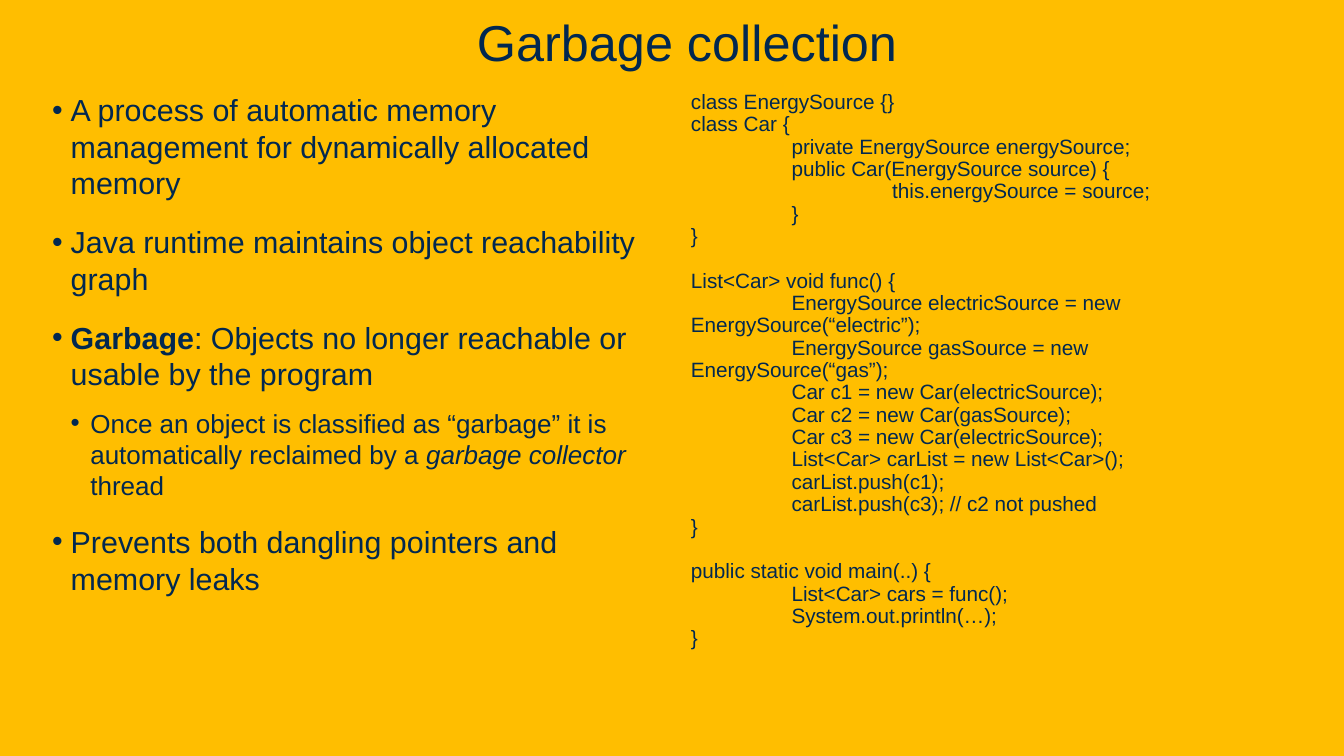
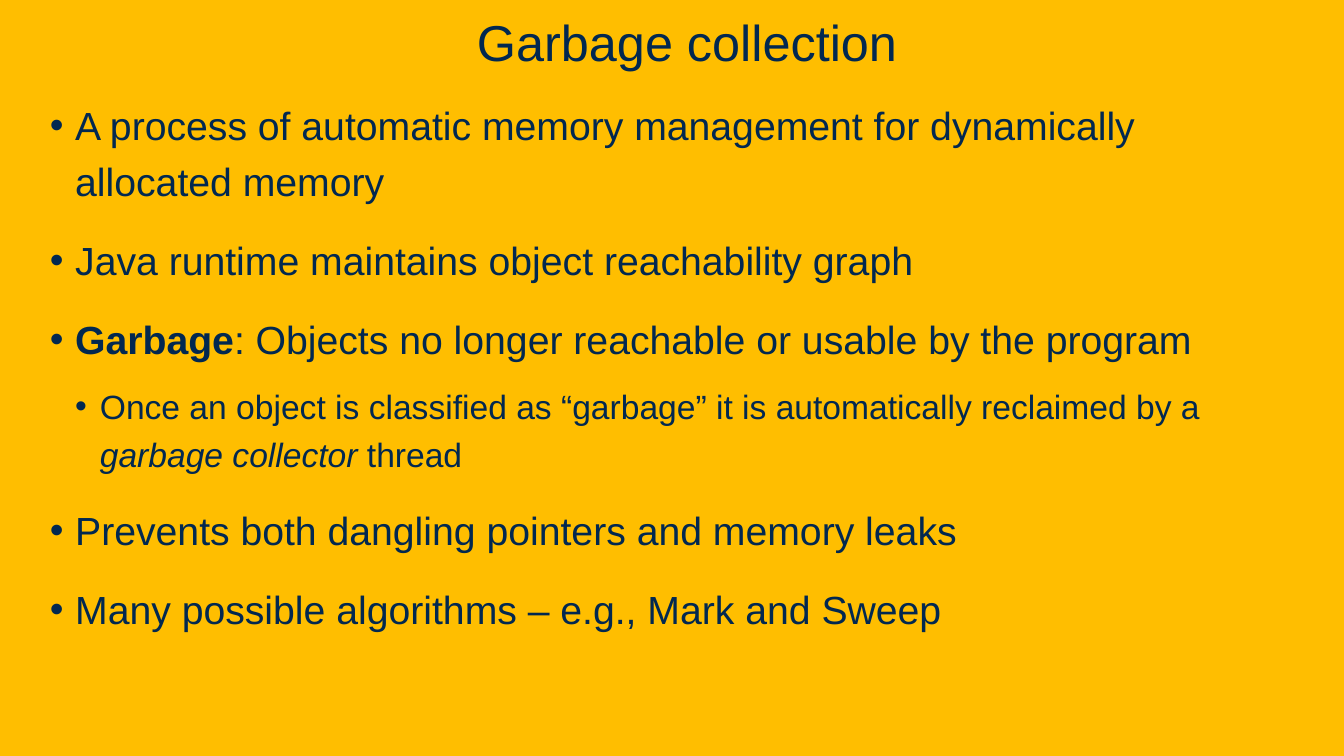
Before and after one commit to davsec-teaching/ECS160-Winter2025, a slide deck: slide 95 of slides/9_software_security.pptx (slide 90 before the commit). Drawn at 1344x756 pixels with LibreOffice and Linux fonts; fonts in the diff are those of the drawing; background and template pictures are left out. Boxes give left, top, right and bottom in pixels: in the first picture for what was removed or moved away, otherwise in the second. Text is boxed around its words. In the diff, an @@ line names an element or a change of style, - is before the commit and + after.

```diff
--- a/slides/9_software_security.pptx
+++ b/slides/9_software_security.pptx
@@ text at (75,111,1200,553): size 21.7 to 28 pt in "A process of automatic memory management for ...", "Java runtime maintains object reachability graph", "Garbage: Objects no longer reachable or usable ...", "Prevents both dangling pointers and memory leaks"; size 18.6 to 24 pt in "Once an object is classified as “garbage” ..."; indent changed; line spacing 1 to 1.2 @@
@@ text removed at (691,94,1150,628) @@
-class EnergySource {}
-class Car {
-private EnergySource energySource;
-public Car(EnergySource source) {
-this.energySource = source;
-}
-}
-List<Car> void func() {
-EnergySource electricSource = new EnergySource(“electric”);
-EnergySource gasSource = new EnergySource(“gas”);
-Car c1 = new Car(electricSource);
-Car c2 = new Car(gasSource);
-Car c3 = new Car(electricSource);
-List<Car> carList = new List<Car>();
-carList.push(c1);
-carList.push(c3); // c2 not pushed
-}
-public static void main(..) {
-List<Car> cars = func();
-System.out.println(…);
-}
@@ text at (75,595,942,632): paragraph added @@
+• Many possible algorithms – e.g., Mark and Sweep
```
Also in this commit, not shown: 9 other slides changed, 16 slides added.
